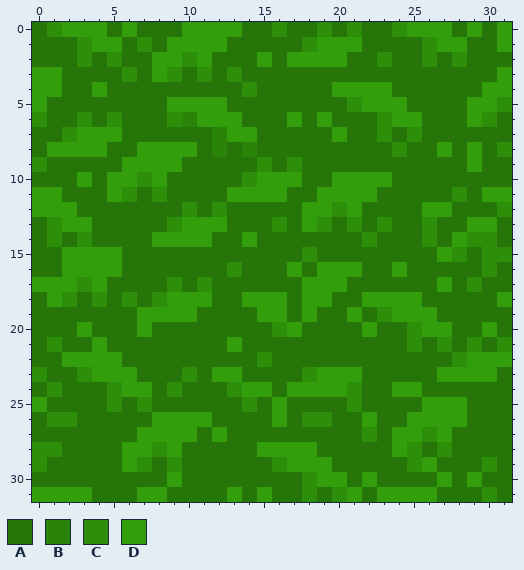
Pixel-art sprite, stored at Test/res/sprites/tiles/grass_01.png. Above: the version before the commit.
The file is 32x32 pixels. Colours within 5 levels of each other are drawn and written as one.
Palette (. is transparent): A #257508  B #2a8409  C #2d8e09  D #339e0b
Now the later version:
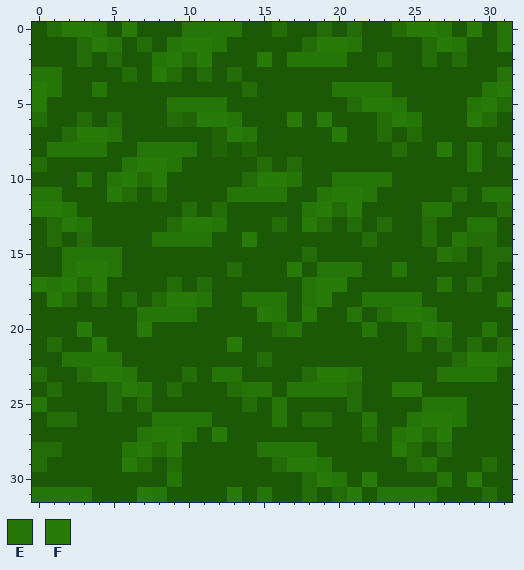
Colours new in this view: E #257508  F #287b08
From old to new:
@@ palette @@
-A #257508
+A #1c5906
-B #2a8409
+B #206407
-C #2d8e09
+C #236c07
@@ x 0..31 @@
- 0 ACDDDADAAADDDDAACAACACAACDDDADAD
- 1 AAACDDACADDDDAAAAACDDDAAAACDDAAD
- 2 AAACACAADDCDAAADADDDDAACAACACAAA
- 3 DDAAAACADCACACAAAAAAAAAAAAAAAAAD
- 4 DDAADAAAAAAAAACAAAAADDDDAAAAAADD
- 5 DAAAAAAAADDDDAAAAAAAACDDDAAAADDC
- 6 CAACACAAACBDDDAAADADAAACDDAAADCA
- 7 AACDDDAAAAAABDDAAAAADAACACAAAAAA
- 8 ADDDDAADDDDABABAAAAAAAAACAADADAC
- 9 CAAAAADDDDAAAAACACAAAAAAAAAAADAA
-10 AAADADDCDAAAAACDDDAADDDDAAAAAAAA
-11 DDAAADCACAAAADDDDAADDDDAAAAACADD
-12 DDDAAAAAAACACAAAAADDCDAAAADDAAAC
-13 ACDDAAAAACDDDAAACADCACACAACAADDA
-14 ACACAAAADDDDAADAAAAAAACAAACADCCA
-15 AADDDDAAAAAAAAAAAACAAAAAAAADCACC
-16 AADDDDAAAAAAACAAADADDDAADAAAAACA
-17 DDDCDAAAACACAAAAAADDDAAAAAADACAA
-18 ADCACACACDDDAADDDADDAADDDDAAAAAD
-19 AAAAAAADDDDAAAADDADAADACDDDAAAAA
-20 AAADAAADAAAAAAAACDAAAADAACDDAADA
-21 ACAADAAAAAAAADAAAAAAAAAAACACACAC
-22 AADDDDAAAAAAAAACAAAAAAAAAAAACDDD
-23 CAACDDDAAACADDAAAACDDDAAAAADDDDA
-24 ACAAACDDACAAACDDADDDDCAADDAAAAAA
-25 DAAAACACAAAAAACADAAAACAAAADDDAAA
-26 ACCAAAAADDDDAAAADACCAADAADDDDAAA
-27 AAAAAAADDDDADAAAAAAAAACADDCDAAAA
-28 CCAAAADDCDAAAAADDDDAAAAADCACAAAA
-29 CAAAAADCACAAAAAACDDDAAAAACDAAACA
-30 AAAAAAAAADAAAAAAAACDDADAAAADADAA
-31 DDDDAAADDAAAADADAACACDADDDDAAACA
+ 0 ACFFEAFAAAEEEEAACAACACAACFFEAFAE
+ 1 AAACFEACAEFFEAAAAACFFEAAAACFEAAE
+ 2 AAACACAAEFCFAAAFAEEEEAACAACACAAA
+ 3 EEAAAACAFCACACAAAAAAAAAAAAAAAAAE
+ 4 FEAAEAAAAAAAAACAAAAAEEEEAAAAAAEF
+ 5 FAAAAAAAAEEEEAAAAAAAACFFEAAAAEFC
+ 6 CAACACAAACBFFEAAAFAFAAACFEAAAFCA
+ 7 AACFFEAAAAAABFEAAAAAFAACACAAAAAA
+ 8 AEEEEAAEEEEABABAAAAAAAAACAAFAEAC
+ 9 CAAAAAEFFEAAAAACACAAAAAAAAAAAEAA
+10 AAAEAEFCFAAAAACFFEAAEEEEAAAAAAAA
+11 EEAAAFCACAAAAEEEEAAEFFEAAAAACAEE
+12 FFEAAAAAAACACAAAAAEFCFAAAAEEAAAC
+13 ACFEAAAAACFFEAAACAFCACACAACAAEEA
+14 ACACAAAAEEEEAAFAAAAAAACAAACAECCA
+15 AAEEEEAAAAAAAAAAAACAAAAAAAAECACC
+16 AAEFFEAAAAAAACAAAFAEEEAAEAAAAACA
+17 FEFCFAAAACACAAAAAAEFFAAAAAAEACAA
+18 AFCACACACFFEAAEEEAEFAAEEEEAAAAAF
+19 AAAAAAAEEEEAAAAFEAFAAEACFFEAAAAA
+20 AAAFAAAFAAAAAAAACEAAAAEAACFEAAEA
+21 ACAAFAAAAAAAAFAAAAAAAAAAACACACAC
+22 AAEEEEAAAAAAAAACAAAAAAAAAAAACFFE
+23 CAACFFEAAACAEEAAAACFFEAAAAAEEEEA
+24 ACAAACFEACAAACEEAEEEECAAFFAAAAAA
+25 EAAAACACAAAAAACAEAAAACAAAAEEEAAA
+26 ACCAAAAAEEEEAAAAEACCAAEAAEFFEAAA
+27 AAAAAAAEFFEAFAAAAAAAAACAEFCFAAAA
+28 CCAAAAEFCFAAAAAEEEEAAAAAFCACAAAA
+29 CAAAAAFCACAAAAAACFFEAAAAACEAAACA
+30 AAAAAAAAAEAAAAAAAACFEAFAAAAEAFAA
+31 EEEEAAAFEAAAAFAEAACACFAEEEEAAACA
Where, in picture pixels (left, top, right, bottom), the same in both pictures:
changed: (32, 22, 512, 502)
